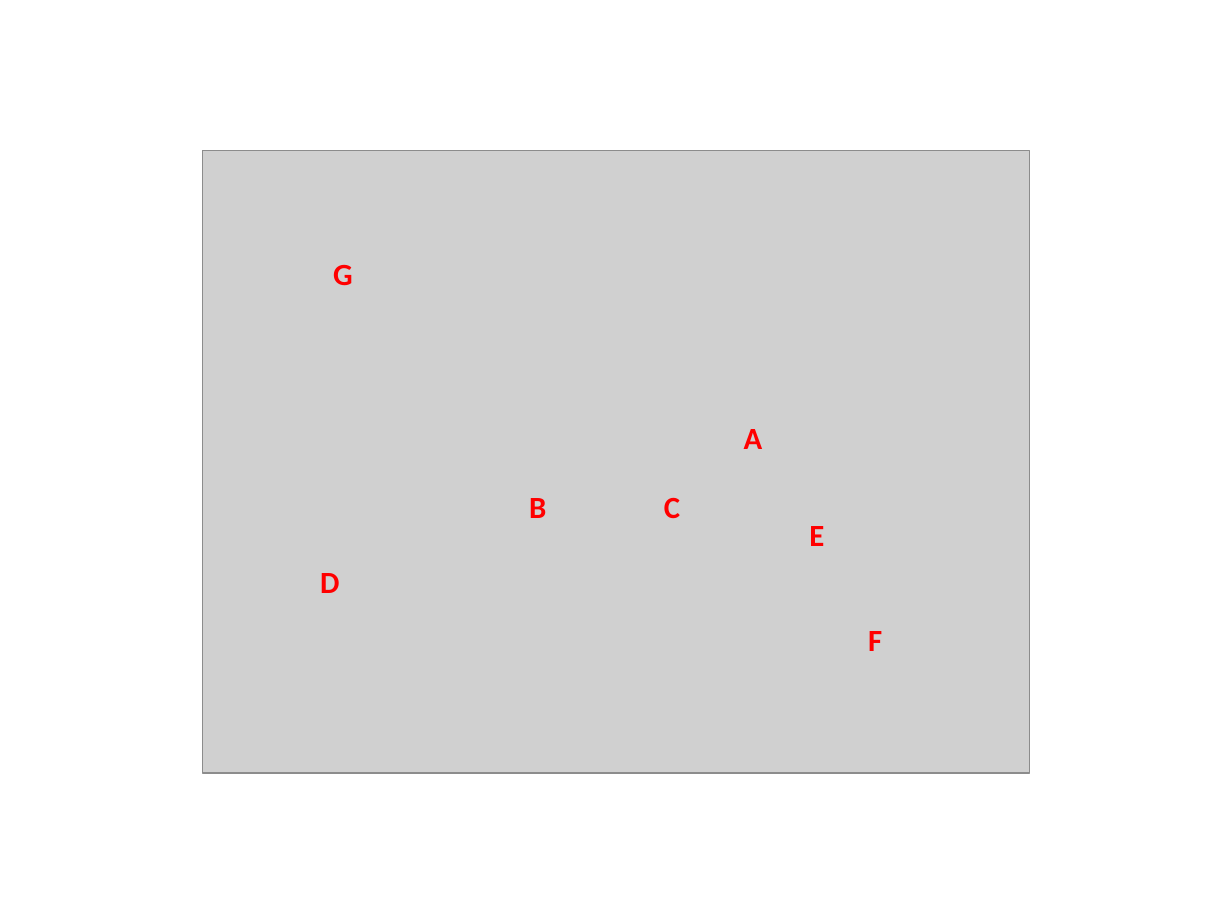
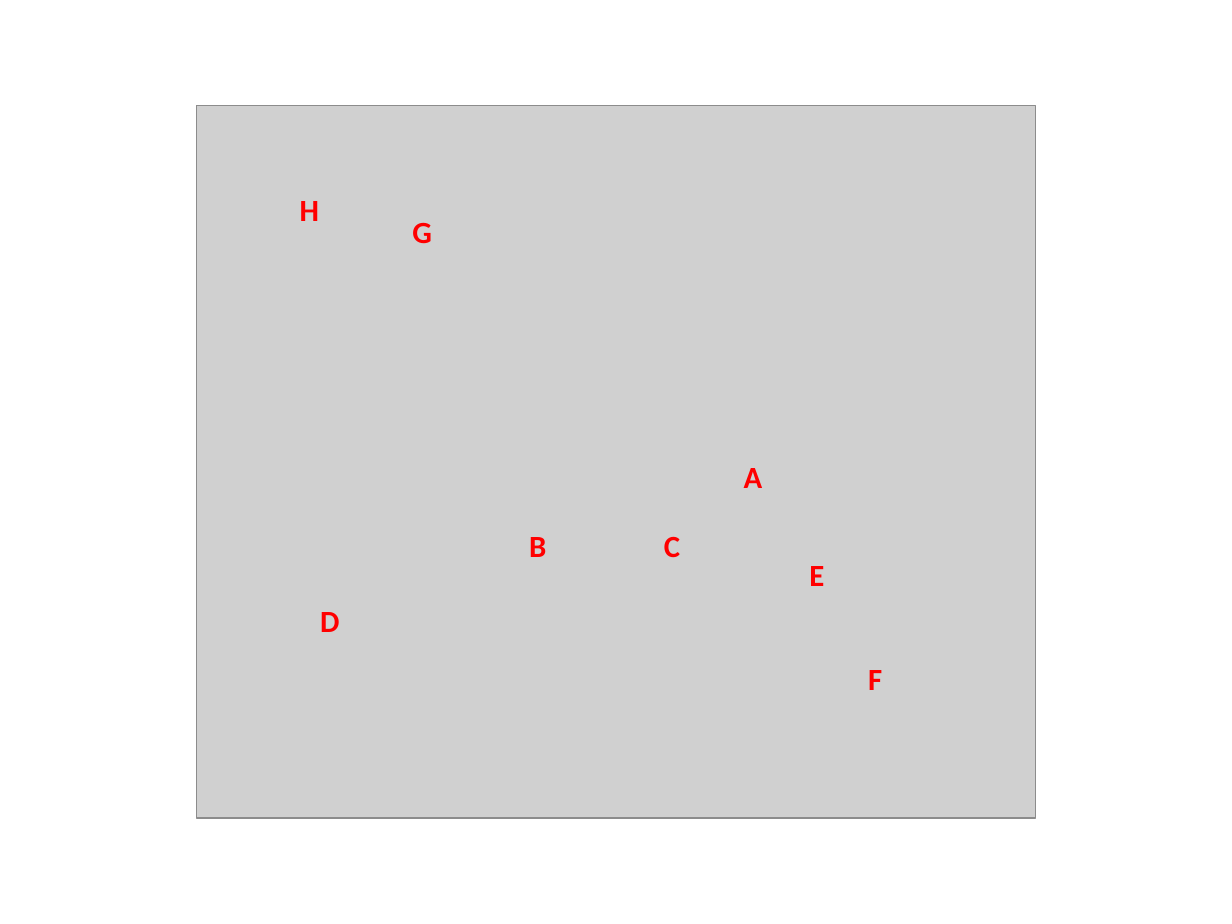
Before and after one commit to Jacob-Barhak/MIST, a slide deck: slide 6 of ImagePreperation.odp. Drawn at 1232x924 pixels with LibreOffice and Linux fonts; fonts in the diff are those of the drawing; grey boxes stand for pictures. Boxes give left, top, right and bottom in pixels: in the first picture for what was removed or moved away, otherwise in the second. Text is boxed around its words. In the diff, an @@ line names an element or a change of style, - is before the commit and + after.

```diff
--- a/ImagePreperation.odp
+++ b/ImagePreperation.odp
@@ picture: place and size @@
-picture at box(203, 150, 1030, 772)
+picture at box(196, 106, 1035, 818)
@@ text added at box(300, 201, 319, 221), 18 pt, text #FF0000, bold @@
+H
@@ text "G": place and size @@
-text "G" at box(333, 265, 353, 286)
+text "G" at box(412, 223, 432, 244)
@@ 6 texts: place and size @@
-6 texts at box(320, 429, 882, 651)
+6 texts at box(320, 468, 882, 690)
```
Also in this commit, not shown: 1 slide added, 49 other files.
